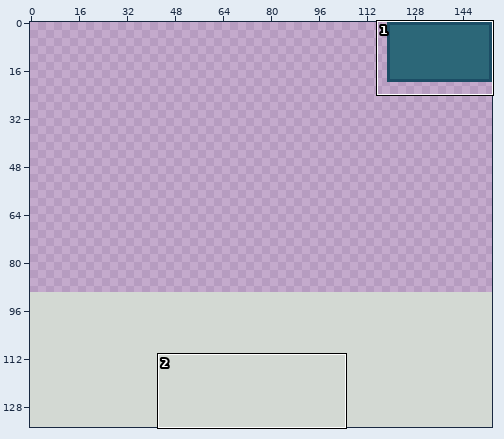
Pixel-art file, stored at assets/scene.aseprite. The first picture is a wide view before the edit; the outline marks the close-up.
Close-up. First the earlier version:
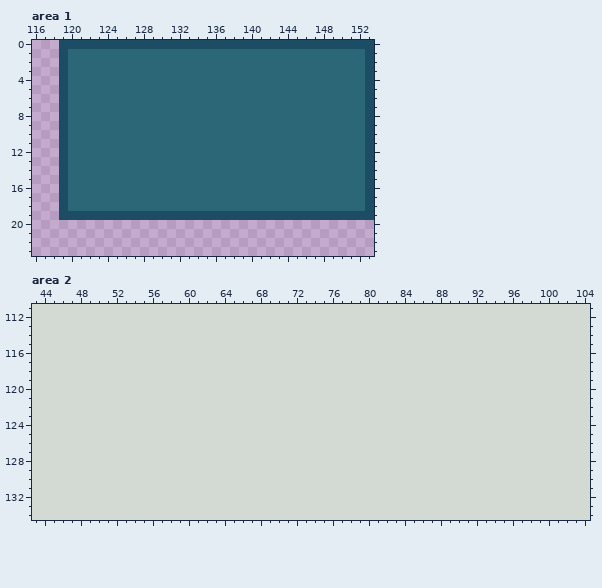
154x135 pixels, 1 frame. Shown: area 1: x 116..153, y 0..23; area 2: x 43..104, y 111..134.
After the commit:
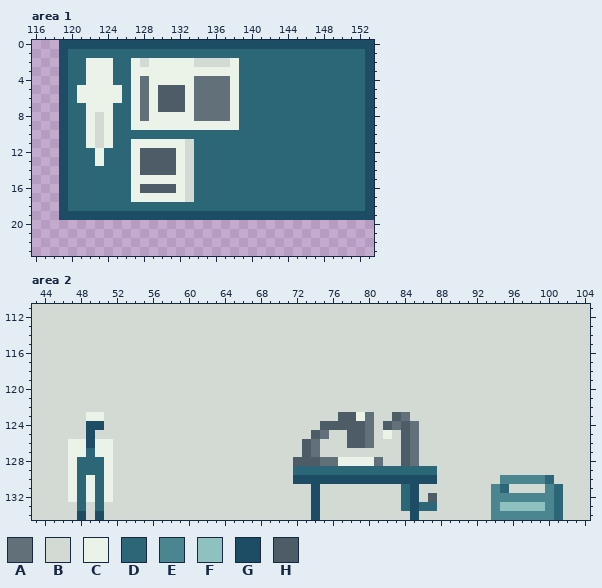
Palette (. is transparent): A #627179  B #d3d9d3  C #ebf2e7  D #2c6778  E #4b858f  F #90c1c1  G #1c4d65  H #4e5c67
From old to new:
layer "chars" now shown
--- area 1, layer "chars"
@@ x 119..140 @@
  1 GDDDDDDDDDDDDDDDDDDDDD
- 2 GDDDDDDDDDDDDDDDDDDDDD
- 3 GDDDDDDDDDDDDDDDDDDDDD
- 4 GDDDDDDDDDDDDDDDDDDDDD
- 5 GDDDDDDDDDDDDDDDDDDDDD
- 6 GDDDDDDDDDDDDDDDDDDDDD
- 7 GDDDDDDDDDDDDDDDDDDDDD
- 8 GDDDDDDDDDDDDDDDDDDDDD
- 9 GDDDDDDDDDDDDDDDDDDDDD
-10 GDDDDDDDDDDDDDDDDDDDDD
-11 GDDDDDDDDDDDDDDDDDDDDD
-12 GDDDDDDDDDDDDDDDDDDDDD
-13 GDDDDDDDDDDDDDDDDDDDDD
-14 GDDDDDDDDDDDDDDDDDDDDD
-15 GDDDDDDDDDDDDDDDDDDDDD
-16 GDDDDDDDDDDDDDDDDDDDDD
-17 GDDDDDDDDDDDDDDDDDDDDD
+ 2 GDDCCCDDCBCCCCCBBBBCDD
+ 3 GDDCCCDDCCCCCCCCCCCCDD
+ 4 GDDCCCDDCACCCCCAAAACDD
+ 5 GDCCCCCDCACHHHCAAAACDD
+ 6 GDCCCCCDCACHHHCAAAACDD
+ 7 GDDCCCDDCACHHHCAAAACDD
+ 8 GDDCBCDDCACCCCCAAAACDD
+ 9 GDDCBCDDCCCCCCCCCCCCDD
+10 GDDCBCDDDDDDDDDDDDDDDD
+11 GDDCBCDDCCCCCCBDDDDDDD
+12 GDDDCDDDCHHHHCBDDDDDDD
+13 GDDDCDDDCHHHHCBDDDDDDD
+14 GDDDDDDDCHHHHCBDDDDDDD
+15 GDDDDDDDCCCCCCBDDDDDDD
+16 GDDDDDDDCHHHHCBDDDDDDD
+17 GDDDDDDDCCCCCCBDDDDDDD
 18 GDDDDDDDDDDDDDDDDDDDDD
--- area 2, layer "chars"
@@ x 43..104 @@
 122 BBBBBBBBBBBBBBBBBBBBBBBBBBBBBBBBBBBBBBBBBBBBBBBBBBBBBBBBBBBBBB
-123 BBBBBBBBBBBBBBBBBBBBBBBBBBBBBBBBBBBBBBBBBBBBBBBBBBBBBBBBBBBBBB
-124 BBBBBBBBBBBBBBBBBBBBBBBBBBBBBBBBBBBBBBBBBBBBBBBBBBBBBBBBBBBBBB
-125 BBBBBBBBBBBBBBBBBBBBBBBBBBBBBBBBBBBBBBBBBBBBBBBBBBBBBBBBBBBBBB
-126 BBBBBBBBBBBBBBBBBBBBBBBBBBBBBBBBBBBBBBBBBBBBBBBBBBBBBBBBBBBBBB
-127 BBBBBBBBBBBBBBBBBBBBBBBBBBBBBBBBBBBBBBBBBBBBBBBBBBBBBBBBBBBBBB
-128 BBBBBBBBBBBBBBBBBBBBBBBBBBBBBBBBBBBBBBBBBBBBBBBBBBBBBBBBBBBBBB
-129 BBBBBBBBBBBBBBBBBBBBBBBBBBBBBBBBBBBBBBBBBBBBBBBBBBBBBBBBBBBBBB
-130 BBBBBBBBBBBBBBBBBBBBBBBBBBBBBBBBBBBBBBBBBBBBBBBBBBBBBBBBBBBBBB
-131 BBBBBBBBBBBBBBBBBBBBBBBBBBBBBBBBBBBBBBBBBBBBBBBBBBBBBBBBBBBBBB
-132 BBBBBBBBBBBBBBBBBBBBBBBBBBBBBBBBBBBBBBBBBBBBBBBBBBBBBBBBBBBBBB
-133 BBBBBBBBBBBBBBBBBBBBBBBBBBBBBBBBBBBBBBBBBBBBBBBBBBBBBBBBBBBBBB
-134 BBBBBBBBBBBBBBBBBBBBBBBBBBBBBBBBBBBBBBBBBBBBBBBBBBBBBBBBBBBBBB
+123 BBBBBBCCBBBBBBBBBBBBBBBBBBBBBBBBBBHHCABBHABBBBBBBBBBBBBBBBBBBB
+124 BBBBBBGGBBBBBBBBBBBBBBBBBBBBBBBBHHHHHABHAHABBBBBBBBBBBBBBBBBBB
+125 BBBBBBGBBBBBBBBBBBBBBBBBBBBBBBBHABBHHABCBHABBBBBBBBBBBBBBBBBBB
+126 BBBBCCGCCBBBBBBBBBBBBBBBBBBBBBHABBBHHABBBHABBBBBBBBBBBBBBBBBBB
+127 BBBBCCDCCBBBBBBBBBBBBBBBBBBBBBHABBBBBBBBBHABBBBBBBBBBBBBBBBBBB
+128 BBBBCDDDCBBBBBBBBBBBBBBBBBBBBHHHAACCCCABBHABBBBBBBBBBBBBBBBBBB
+129 BBBBCDDDCBBBBBBBBBBBBBBBBBBBBDDDDDDDDDDDDDDDDBBBBBBBBBBBBBBBBB
+130 BBBBCDCDCBBBBBBBBBBBBBBBBBBBBGGGGGGGGGGGGGGGGBBBBBBBEEEEEDBBBB
+131 BBBBCDCDCBBBBBBBBBBBBBBBBBBBBBBGBBBBBBBBBDGBBBBBBBBEDBBBBEDBBB
+132 BBBBCDCDCBBBBBBBBBBBBBBBBBBBBBBGBBBBBBBBBDGBHBBBBBBEEEEEEEDBBB
+133 BBBBBDBDBBBBBBBBBBBBBBBBBBBBBBBGBBBBBBBBBDGDDBBBBBBEFFFFFEDBBB
+134 BBBBBGBGBBBBBBBBBBBBBBBBBBBBBBBGBBBBBBBBBBGBBBBBBBBEEEEEEEDBBB
Pixel boxes of the changes (left, top, right, bottom) in both close-ups:
changed: (77, 58, 239, 202)
changed: (68, 412, 113, 520)
changed: (293, 412, 437, 520)
changed: (491, 475, 563, 520)
